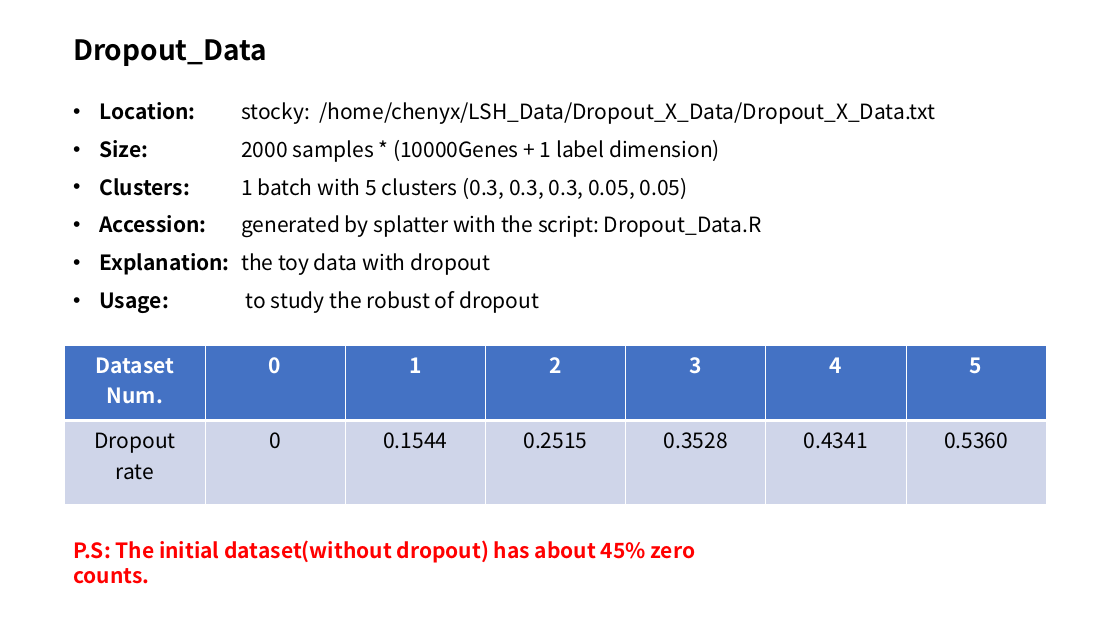
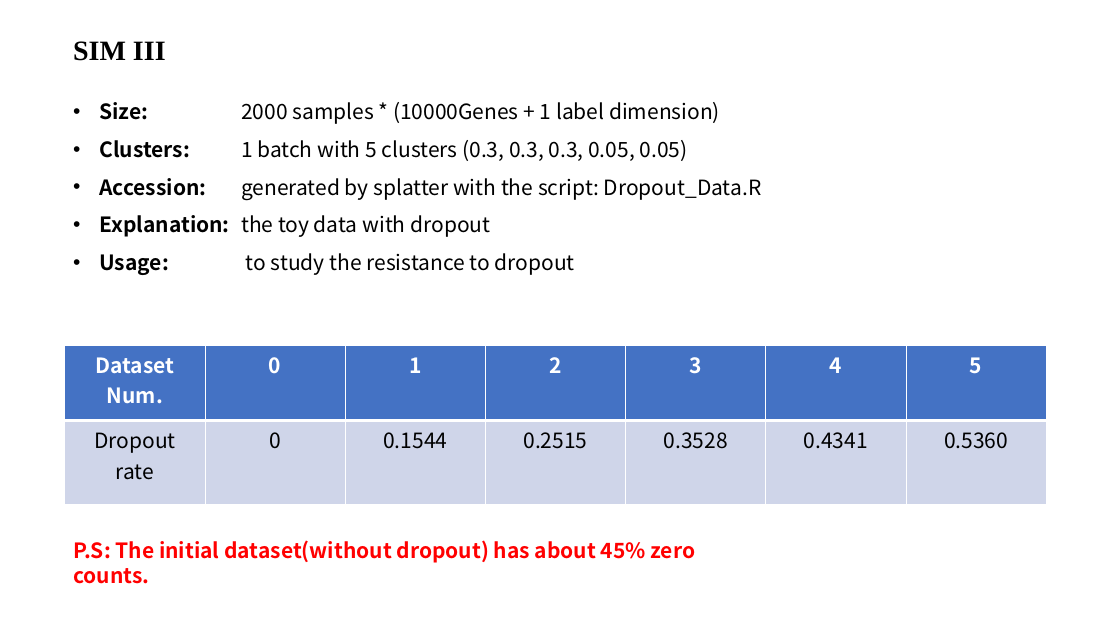
Before and after one commit to cyxss/densefly_on_scRNA, a slide deck: slide 5 of data_generator/Data_Explanation.pptx. Drawn at 1120x630 pixels with LibreOffice and Linux fonts; fonts in the diff are those of the drawing. Boxes give left, top, right and bottom in pixels: in the first picture for what was removed or moved away, otherwise in the second. Text is boxed around its words. In the diff, an @@ line names an element or a change of style, - is before the commit and + after.

Commit message:
fix the data explanation

```diff
--- a/data_generator/Data_Explanation.pptx
+++ b/data_generator/Data_Explanation.pptx
@@ text at bbox=[73, 41, 166, 61]: text changed; font Noto Sans CJK SC to Times New Roman @@
-Dropout_Data
+SIM III
@@ text at bbox=[99, 102, 935, 124]: paragraph removed @@
-• Location: stocky: /home/chenyx/LSH_Data/Dropout_X_Data/Dropout_X_Data.txt
@@ text at bbox=[99, 253, 575, 275]: text changed @@
-• Usage: to study the robust of dropout
+• Usage: to study the resistance to dropout
```
Also in this commit, not shown: 3 other slides changed, 3 other files.
